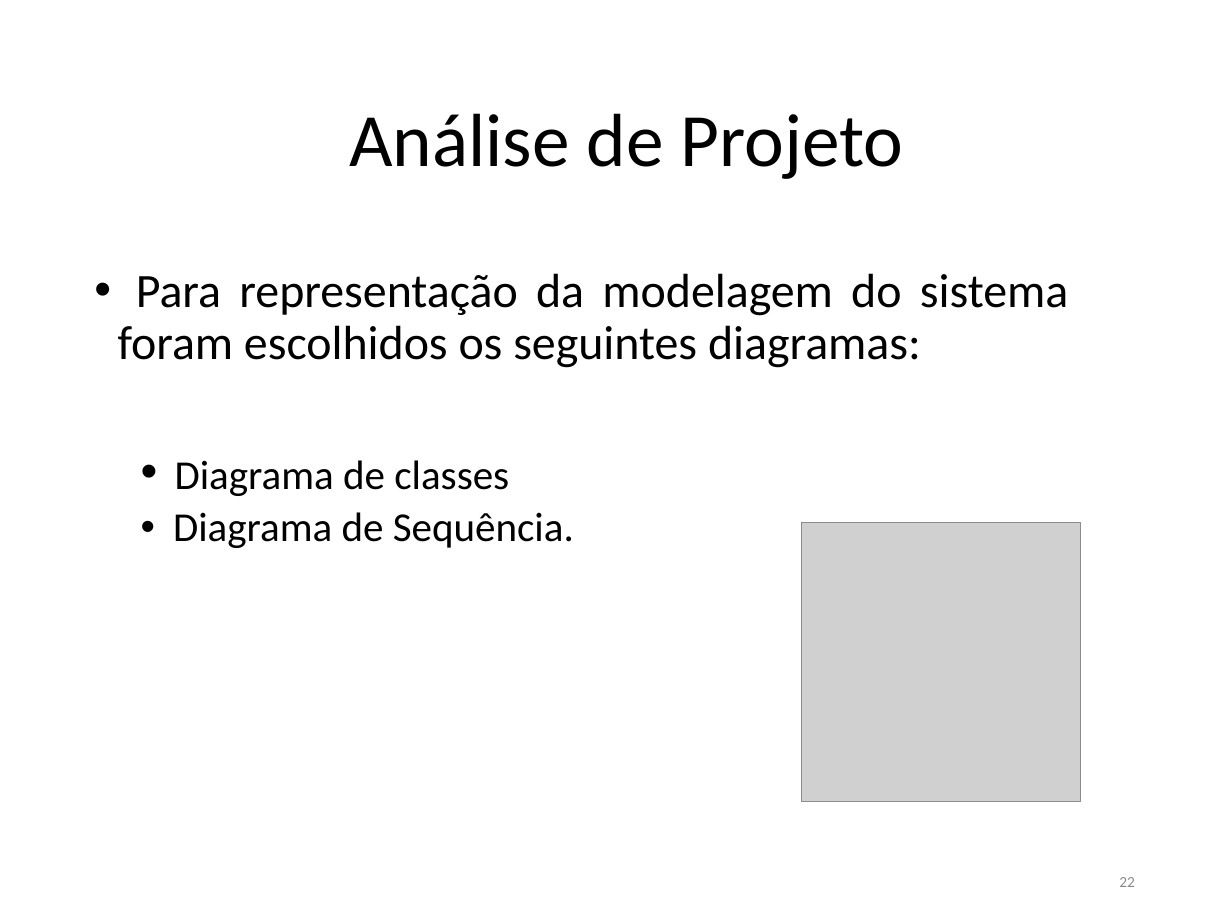
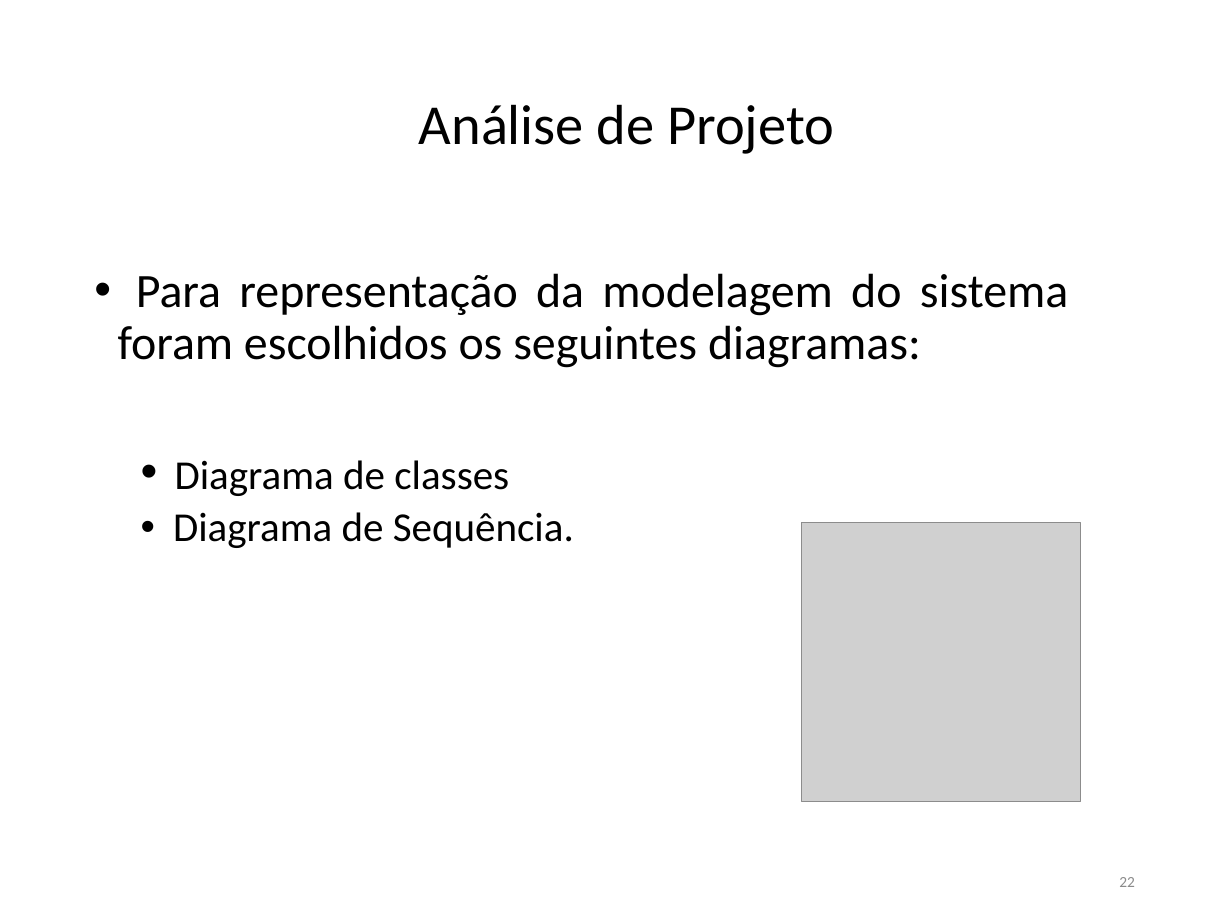
Before and after one commit to FatimaFerreiradeSousa/TCC-Mobile-Leaning, a slide deck: slide 22 of TCC - Documento/TCC II.pptx. Drawn at 1232x924 pixels with LibreOffice and Linux fonts; fonts in the diff are those of the drawing; grey boxes stand for pictures. Boxes give left, top, right and bottom in pixels: in the first picture for what was removed or moved away, otherwise in the second. Text is boxed around its words. In the diff, an @@ line names an element or a change of style, - is before the commit and + after.

```diff
--- a/TCC - Documento/TCC II.pptx
+++ b/TCC - Documento/TCC II.pptx
@@ title "Análise de Projeto" at (419,104,834,154): size 44 to 33 pt @@
```
Also in this commit, not shown: 18 other slides changed.
